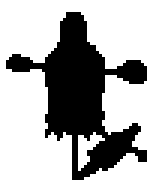
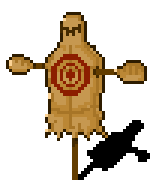
Layers edited between the first and the second 150 × 180 image:
added layer "Layer 4" above "Layer 2" over (6, 12, 147, 141)
painted on "Layer 2" over (51, 54, 90, 96)
painted on "Layer 1" over (6, 12, 147, 180)
moved "Layer 3" below "Layer 1", painted on it over (6, 12, 150, 180)
